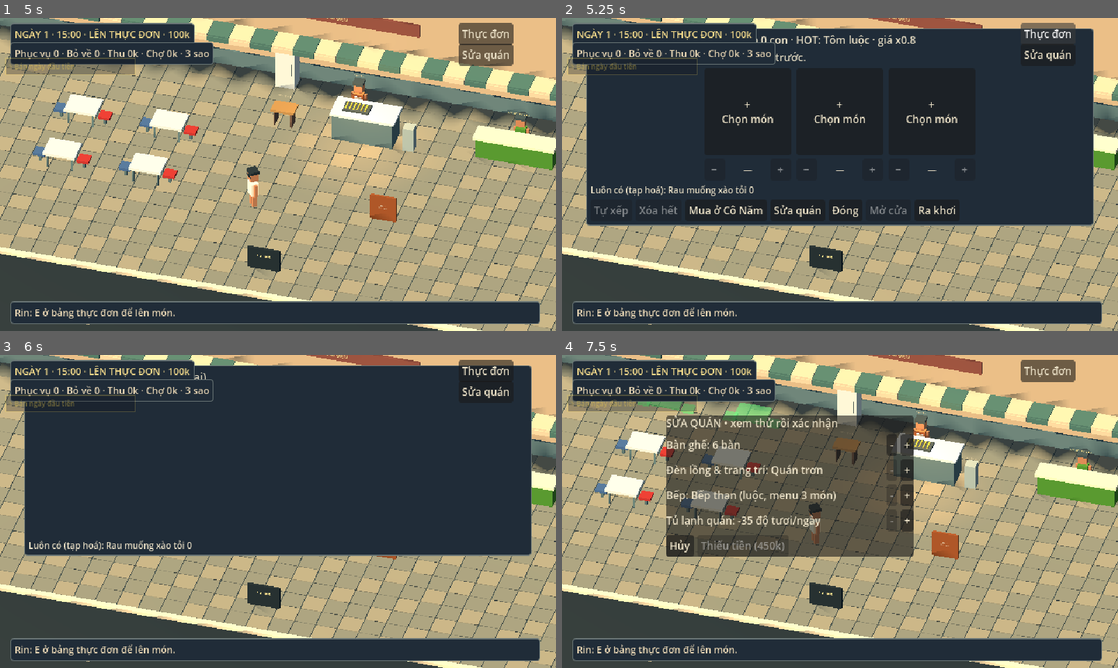
Above: before the commit, frames 1-4 (two rows, left to right).
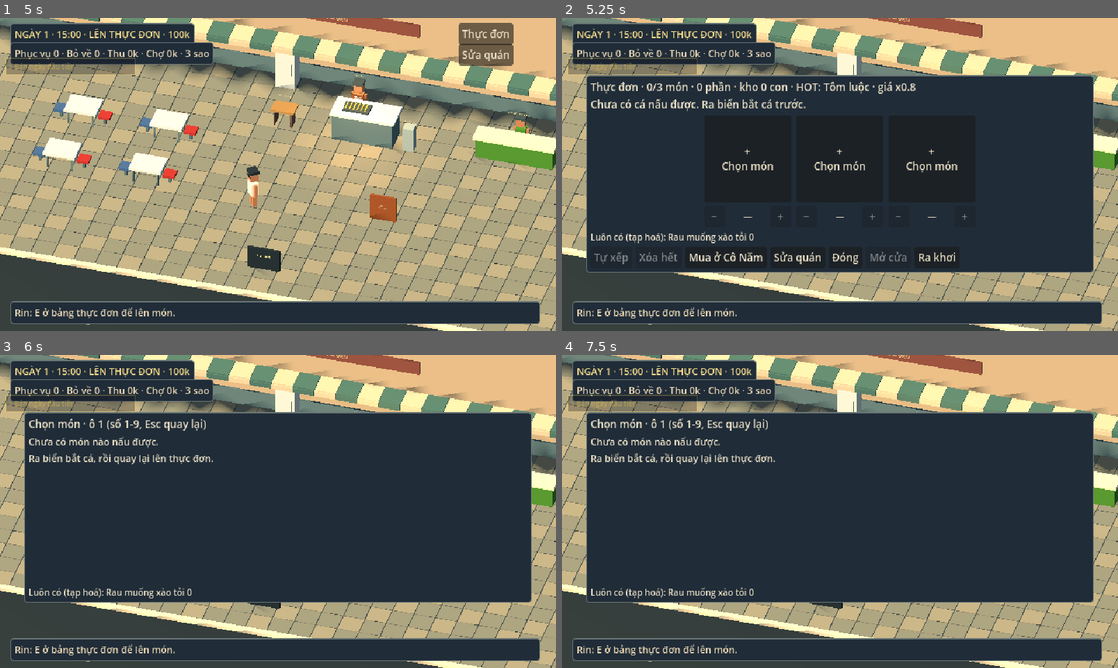
Above: after the commit, the same moments.

Repository: Th1nh2411/tide-then-table
Game: Godot game, scene res://scenes/restaurant3d/restaurant_scene_3d.tscn
The game is run twice, just before and just after one commit, with the same random seed, the same clock (stepped at 60 frames per second) and the same inputs. This scene is started directly instead of the project's main scene.
Inputs (mouse positions are in pixels of both pictures, inside the frame that each line leads up to):
- Up to frame 1 (5 s): tap Enter at 0.5, 2, 3.5 s; move the mouse to (400, 158) at 0.52 s; hold D (turn_right) 0.53-1.25 s; hold Space (cast) 0.53-1.25 s; click (400, 158) at 0.67 s; drag from (166, 190) to (250, 237) at 1.27 s; move the mouse to (333, 105) at 2.02 s; hold D (turn_right) 2.03-2.75 s; hold Q (drop_net) 2.03-2.75 s; tap Space (cast) at 2.75 s; drag from (250, 237) to (111, 127) at 2.77 s; move the mouse to (444, 221) at 3.52 s; hold A (turn_left) 3.53-4.25 s; hold Tab (open_hold) 3.53-4.25 s; tap Escape (pause) at 4.15 s; drag from (111, 127) to (194, 96) at 4.27 s
- Up to frame 2 (5.25 s): click "Thực đơn" at 5 s
- Up to frame 3 (6 s): click "+ Chọn món" at 5.75 s
- Up to frame 4 (7.5 s): click (1045, 392) at 6.5 s, where only the run before the commit has a clickable "Sửa quán"; click (906, 445) at 7.25 s, where only the run before the commit has a clickable "+"

Frame 1 is identical in both runs. In frame 2, 27% of the frame differs, in the area x 4-96%, y 1-82%; in frame 3, 25%; in frame 4, 54%, in the area x 4-96%, y 1-80%.

Commit message:
Split restaurant 3d scene, fix menu/modal layout and overlap

Diff:
--- a/scenes/restaurant3d/menu_panel_3d.gd
+++ b/scenes/restaurant3d/menu_panel_3d.gd
@@ -52,7 +52,7 @@
 	has_stock = p_has_stock
 	theme = theme_
 	add_theme_stylebox_override("panel", style)
-	position = Vector2(28, 12)
+	position = Vector2(28, 66)  # below the HUD bar + quest line
 	custom_minimum_size = Vector2(584, 0)
 	texture_filter = CanvasItem.TEXTURE_FILTER_NEAREST
 	var box := VBoxContainer.new()
@@ -228,6 +228,11 @@
 		button.text = "%d. %s\n%s" % [i + 1, dish.display_name, detail]
 		button.pressed.connect(select_dish.bind(dish))
 		_grid.add_child(button)
+	if picker_dishes.is_empty():
+		var empty := Label.new()
+		empty.text = "Chưa có món nào nấu được.\nRa biển bắt cá, rồi quay lại lên thực đơn."
+		empty.add_theme_font_size_override("font_size", 11)
+		_grid.add_child(empty)
 
 
 func select_dish(dish: DishData) -> bool:
--- a/scenes/restaurant3d/renovation_preview_3d.gd
+++ b/scenes/restaurant3d/renovation_preview_3d.gd
@@ -169,7 +169,8 @@
 	add_child(layer)
 	panel = PanelContainer.new()
 	panel.theme = theme
-	panel.position = Vector2(120, 70)
+	panel.add_theme_stylebox_override("panel", RestaurantPanels3D.panel_style())
+	panel.position = Vector2(120, 72)
 	layer.add_child(panel)
 	var box := VBoxContainer.new()
 	panel.add_child(box)
--- a/scenes/restaurant3d/restaurant_hud_3d.gd
+++ b/scenes/restaurant3d/restaurant_hud_3d.gd
@@ -87,10 +87,11 @@
 		state = "SẮP ĐÓNG"
 	bar.text = "NGÀY %d · %s · %s · %dk" % [GameState.day, DayClock.get_time_text(), state, GameState.money]
 	counters.text = "Phục vụ %d · Bỏ về %d · Thu %dk · Chợ %dk · %d sao" % [room.served, room.lost, room.earned, room.market_spent, GameState.last_rating]
-	menu_button.visible = not running and not over
-	renovate_button.visible = not running and not room.is_renovating()
+	var modal: bool = room.modal_open()
+	menu_button.visible = not running and not over and not modal
+	renovate_button.visible = not running and not modal
 	renovate_button.position.y = 30.0 if menu_button.visible else 6.0
-	close_button.visible = running and room.seconds_left > 0.0
+	close_button.visible = running and room.seconds_left > 0.0 and not modal
 	sail_button.visible = over and not room.is_renovating()
 	if not close_button.visible:
 		_confirm_left = 0.0
--- a/scenes/restaurant3d/restaurant_panels_3d.gd
+++ b/scenes/restaurant3d/restaurant_panels_3d.gd
@@ -46,14 +46,14 @@
 	planning = MenuPanel3D.new()
 	layer.add_child(planning)
 	market_panel = PanelContainer.new()
-	market_panel.position = Vector2(170, 65)
-	market_panel.custom_minimum_size = Vector2(300, 225)
+	market_panel.position = Vector2(170, 72)
+	market_panel.custom_minimum_size = Vector2(300, 0)
 	layer.add_child(market_panel)
 	_market_list = VBoxContainer.new()
 	market_panel.add_child(_market_list)
 	market_panel.hide()
 	_summary_panel = PanelContainer.new()
-	_summary_panel.position = Vector2(135, 48)
+	_summary_panel.position = Vector2(135, 80)
 	_summary_panel.custom_minimum_size = Vector2(370, 110)
 	layer.add_child(_summary_panel)
 	var summary_box := VBoxContainer.new()
@@ -77,6 +77,9 @@
 	_prompt_text.add_theme_color_override("font_color", Color("f0d39b"))
 	_prompt.add_child(_prompt_text)
 	_prompt.hide()
+
+func summary_visible() -> bool:
+	return _summary_panel != null and _summary_panel.visible
 
 func say(words: String) -> void:
 	_note.text = words
--- a/scenes/restaurant3d/restaurant_scene_3d.gd
+++ b/scenes/restaurant3d/restaurant_scene_3d.gd
@@ -61,6 +61,7 @@
 var planning_panel: MenuPanel3D
 var panels: RestaurantPanels3D
 var crew: RestaurantCrew3D
+var service: RestaurantService3D
 var debug_keys: RestaurantDebug3D
 var story_bridge
 var cooking_overlay: CookingOverlay
@@ -114,6 +115,7 @@
 	tuning = _pick_tuning()
 	panels = RestaurantPanels3D.new(self)
 	crew = RestaurantCrew3D.new(self)
+	service = RestaurantService3D.new(self)
 	debug_keys = RestaurantDebug3D.new(self)
 	market_stock = MarketStock.new(GameState.pantry)
 	staff_roster = StaffRoster.new(staff_catalog, GameState.staff)
@@ -239,6 +241,12 @@
 func is_renovating() -> bool:
 	return renovation != null and renovation.layer != null and renovation.layer.visible
 
+## Any full panel on screen: Rin freezes, E hints and other buttons step aside.
+## (The end-of-shift summary is a note, not a modal: Rin still walks and the evening buttons stay.)
+func modal_open() -> bool:
+	return planning_panel.visible or panels.market_panel.visible \
+		or is_renovating() or cooking_overlay.is_running()
+
 # --- Frame loop ---
 func _open_shift() -> void:
 	if shift_running or shift_over or not _has_stock():
@@ -256,7 +264,7 @@
 		return
 	if shift_running:
 		_move_staff(delta)
-	if panels.market_panel.visible or cooking_overlay.is_running() or is_renovating():
+	if modal_open():
 		player.velocity = Vector3.ZERO
 		return
 	var axes := Input.get_vector("turn_left", "turn_right", "throttle_forward", "throttle_back")
@@ -286,7 +294,7 @@
 		guests[i].position.y = sin(floorf(step_clock * 5.0 + float(i))) * 0.025
 
 func _process(delta: float) -> void:
-	panels.refresh_prompt(demo_camera, get_tree().paused or panels.market_panel.visible or cooking_overlay.is_running() or _focus_lost or is_renovating())
+	panels.refresh_prompt(demo_camera, get_tree().paused or _focus_lost or modal_open())
 	if cat_node:
 		cat_node.rotation.y = sin(Time.get_ticks_msec() / 650.0) * 0.06
 	panels.tick(delta)
@@ -315,52 +323,6 @@
 		_end_shift()
 
 # --- Orders ---
-func _spawn_order() -> void:
-	var available := plan.available_dishes()
-	for dish in menu.dishes:
-		if dish.is_market_dish() and dish.unlock_day <= GameState.day and market_stock.portions(dish) > 0:
-			available.append(dish)
-	if available.is_empty() and regular_queue.is_empty():
-		return
-	var free: Array[int] = []
-	for i in range(orders.size()):
-		if orders[i].is_empty() and not dirty_tables[i]:
-			free.append(i)
-	if free.is_empty():
-		return
-	var table := free[rng.randi_range(0, free.size() - 1)]
-	if not regular_queue.is_empty():
-		var visit: Dictionary = regular_queue.pop_front()
-		var regular_dish: DishData = visit["dish"]
-		var reserved: Array[InventoryItem] = [visit["item"]]
-		orders[table] = {"dish": regular_dish, "items": reserved, "freshness": 100.0,
-			"patience": 38.0 * tuning.regular_patience_scale, "initial_patience": 38.0 * tuning.regular_patience_scale, "visit": visit,
-			"cooked": false, "staff_claimed": false, "multiplier": 1.0, "rich": false}
-		guests[table].visible = true
-		order_labels[table].text = "%s\n%s" % [visit["order"]["who"], regular_dish.display_name]
-		_show_note("%s tới nhận món đặt ở bàn %d." % [visit["order"]["who"], table + 1])
-		return
-	var dish := available[rng.randi_range(0, available.size() - 1)]
-	var items: Array[InventoryItem] = []
-	var freshness := 100.0
-	if dish.is_market_dish():
-		market_stock.take(dish)
-		freshness = market_stock.last_freshness
-	else:
-		items = plan.take_portion(dish)
-	var decor_level := GameState.get_upgrade_level("decor")
-	var rich_chance: float = tuning.rich_chance_by_decor[clampi(decor_level, 0, tuning.rich_chance_by_decor.size() - 1)]
-	var rich := rng.randf() < rich_chance
-	var patience := 38.0 * (tuning.rich_patience_scale if rich else 1.0)
-	if PetCat.is_present():
-		patience *= tuning.cat_patience_scale
-	orders[table] = {"dish": dish, "items": items, "freshness": freshness, "patience": patience, "initial_patience": patience,
-		"visit": {}, "cooked": false, "staff_claimed": false, "multiplier": 1.0, "rich": rich,
-		"party": PartyOrders3D.start(tuning, plan, menu, market_stock)}
-	guests[table].visible = true
-	order_labels[table].text = ("KHÁCH SANG\n" if rich else "") + orders[table]["party"].label(dish)
-	_show_note("Bàn %d gọi %s." % [table + 1, dish.display_name])
-
 func _unhandled_key_input(event: InputEvent) -> void:
 	var key := event as InputEventKey
 	if key == null or not key.pressed or key.echo or get_tree().paused:
@@ -396,7 +358,10 @@
 		planning_panel.open()
 
 func _interact() -> void:
-	if cooking_overlay.is_running():
+	if planning_panel.visible and player.position.distance_to(BOARD_POSITION) < 2.2:
+		_toggle_planning()
+		return
+	if modal_open():
 		return
 	if cat_node and player.position.distance_to(cat_node.position) < 1.3:
 		var dialogue := DialogueLibrary.pick(CAT_DIALOGUES) as Dialogue
@@ -461,141 +426,31 @@
 	if dish.is_market_dish():
 		market_stock.spill(dish, 1)
 
+# --- End of shift / leaving ---
+# --- Orders (rules in RestaurantService3D) ---
+func _spawn_order() -> void:
+	service.spawn_order()
+
 func _serve(table: int) -> void:
-	var order := orders[table]
-	if order.is_empty() or not bool(order.get("cooked", false)) or str(order.get("phase", "waiting")) != "waiting":
-		return
-	if carrying_table != table and not bool(order.get("staff_claimed", false)):
-		return
-	order["phase"] = "eating"
-	order["meal_left"] = MEAL_SECONDS
-	if carrying_table == table:
-		carrying_table = -1
-	order_labels[table].text = "Bàn %d • đang ăn" % (table + 1)
-	_show_note("Mời bàn %d dùng món!" % (table + 1))
-	_dispatch_ready()
+	service.serve(table)
 
 func _finish_meal(table: int) -> void:
-	var order := orders[table]
-	if order.is_empty() or str(order.get("phase", "")) != "eating":
-		return
-	var dish: DishData = order["dish"]
-	var ingredients: Array[InventoryItem] = order["items"]
-	var visit: Dictionary = order.get("visit", {})
-	var plate := DishShelf.Plate.new(dish, ingredients, float(order["multiplier"]), visit)
-	var variety := MenuPlan.variety_multiplier(opening_variety, MenuPanel3D.VARIETY_TABLE)
-	var price := TableBill.plate_price(plate, variety, DailyTrend.price_scale(dish))
-	if bool(order.get("rich", false)):
-		price = roundi(float(price) * tuning.rich_price_scale)
-	if dish.is_market_dish():
-		price = roundi(float(price) * KitchenLogic.freshness_multiplier(float(order["freshness"])))
-	var party: PartyOrders3D = order.get("party")
-	if party:
-		party.bill += price
-		if party.advance(order, tuning, plan, menu, market_stock):
-			order_labels[table].text = party.label(order["dish"])
-			_show_note("Bàn %d gọi tiếp %s." % [table + 1, order["dish"].display_name])
-			_dispatch_ready()
-			return
-		price = party.bill
-	var patience_ratio: float = float(order["patience"]) / float(order.get("initial_patience", 38.0))
-	var tip := roundi(price * (tuning.tip_ratio + staff_roster.tip_bonus())) if visit.is_empty() and patience_ratio > tuning.tip_patience_threshold else 0
-	GameState.add_money(price + tip)
-	earned += price + tip
-	if not visit.is_empty():
-		FishOrders.complete(visit["order"])
-		GameState.set_flag("regular_served_once")
-		visit["served"] = true
-	served += 1
-	if carrying_table == table:
-		carrying_table = -1
-	orders[table] = {}
-	dirty_tables[table] = true
-	guests[table].visible = false
-	order_labels[table].text = "Bàn %d • E dọn" % (table + 1)
-	_show_note("%s: +%dk. Cảm ơn khách bàn %d!" % [dish.display_name, price + tip, table + 1])
-	Sfx.play("coins")
-	_dispatch_ready()
+	service.finish_meal(table)
 
 func _lose_order(table: int) -> void:
-	var already_cooked: bool = bool(orders[table].get("cooked", false))
-	var left_party: PartyOrders3D = orders[table].get("party")
-	if left_party:
-		var part_paid: int = left_party.abandon(plan, market_stock)
-		GameState.add_money(part_paid)
-		earned += part_paid
-	if table == cooking_table:
-		cooking_table = -1
-	if table == carrying_table:
-		carrying_table = -1
-	if not already_cooked:
-		var dish: DishData = orders[table]["dish"]
-		var visit: Dictionary = orders[table].get("visit", {})
-		if not visit.is_empty():
-			FishOrders.release(visit)
-			visit["released"] = true
-		elif dish.is_market_dish():
-			market_stock.add(dish, dish.portion_units, float(orders[table]["freshness"]))
-		else:
-			var ingredients: Array[InventoryItem] = orders[table]["items"]
-			plan.return_portion(dish, ingredients)
-	orders[table] = {}
-	guests[table].visible = false
-	order_labels[table].text = ""
-	lost += 1
-	_show_note("Khách bàn %d đợi lâu quá nên bỏ về." % (table + 1))
-	_dispatch_ready()
+	service.lose_order(table)
 
 func _pickup_ready() -> bool:
-	if carrying_table >= 0:
-		return false
-	for i: int in range(orders.size()):
-		if orders[i].is_empty() or not bool(orders[i].get("cooked", false)) or bool(orders[i].get("staff_claimed", false)) or str(orders[i].get("phase", "waiting")) != "waiting":
-			continue
-		carrying_table = i
-		_show_note("Đem %s tới bàn %d." % [orders[i]["dish"].display_name, i + 1])
-		return true
-	_show_note("Bảo: Chưa có món trên bàn nhận.")
-	return false
+	return service.pickup_ready()
 
 func _clean_table(table: int) -> void:
-	if table < 0 or table >= dirty_tables.size() or not dirty_tables[table]:
-		return
-	dirty_tables[table] = false
-	table_plates[table].visible = false
-	order_labels[table].text = ""
-	Sfx.play("ok")
-	_show_note("Đã dọn bàn %d." % (table + 1))
+	service.clean_table(table)
+
+func _end_shift() -> void:
+	service.end_shift()
 
 func _sync_food_visuals() -> void:
-	for i: int in range(orders.size()):
-		var order: Dictionary = orders[i]
-		ready_plates[i].visible = not order.is_empty() and bool(order.get("cooked", false)) and str(order.get("phase", "waiting")) == "waiting" and carrying_table != i and not bool(order.get("staff_claimed", false))
-		table_plates[i].visible = dirty_tables[i] or (not order.is_empty() and str(order.get("phase", "waiting")) == "eating")
-
-# --- End of shift / leaving ---
-func _end_shift() -> void:
-	if shift_over:
-		return
-	shift_running = false
-	shift_over = true
-	DayClock.set_progress(1.0, DayClock.shop_open_hour, DayClock.shop_close_hour)
-	var leftover := plan.total_portions()
-	var limited_variety := opening_variety < 2
-	plan.clear(GameState.storage)
-	for visit in regular_visits:
-		if not bool(visit.get("cooked", false)) and not bool(visit.get("released", false)) and not bool(visit.get("served", false)):
-			FishOrders.release(visit)
-			visit["released"] = true
-	FishOrders.expire_after_shift(fish_catalog)
-	for person in staff_roster.hired():
-		GameState.set_flag("worked_" + person.id)
-	wages_paid = mini(staff_roster.wages(), GameState.money)
-	GameState.add_money(-wages_paid)
-	var stars := DayRating.stars(served, lost, limited_variety)
-	GameState.last_rating = stars
-	GameState.add_day_record({"day": GameState.day, "earned": earned, "market": market_spent, "rating": stars, "served": served, "left": lost, "wages": wages_paid})
-	panels.show_summary("HẾT CA • XÓM ĐÈN\nPhục vụ: %d  |  Bỏ về: %d\nThu: %dk  |  Chợ: %dk  |  Lương: %dk\nDư: %d phần  |  Đánh giá: %d sao" % [served, lost, earned, market_spent, wages_paid, leftover, stars])
+	service.sync_food_visuals()
 
 func _sail_without_shift() -> void:
 	plan.clear(GameState.storage)
--- /dev/null
+++ b/scenes/restaurant3d/restaurant_service_3d.gd
@@ -0,0 +1,190 @@
+class_name RestaurantService3D
+extends RefCounted
+## Table orders of a shift: spawn, serve, bill, lose, close. State lives on the host
+## (RestaurantScene3D: orders, dirty_tables, carrying_table, counters); this holds the rules.
+
+var host: Node3D
+
+func _init(owner: Node3D) -> void:
+	host = owner
+
+func spawn_order() -> void:
+	var available: Array = host.plan.available_dishes()
+	for dish in host.menu.dishes:
+		if dish.is_market_dish() and dish.unlock_day <= GameState.day and host.market_stock.portions(dish) > 0:
+			available.append(dish)
+	if available.is_empty() and host.regular_queue.is_empty():
+		return
+	var free: Array[int] = []
+	for i in range(host.orders.size()):
+		if host.orders[i].is_empty() and not host.dirty_tables[i]:
+			free.append(i)
+	if free.is_empty():
+		return
+	var table := free[host.rng.randi_range(0, free.size() - 1)]
+	if not host.regular_queue.is_empty():
+		var visit: Dictionary = host.regular_queue.pop_front()
+		var regular_dish: DishData = visit["dish"]
+		var reserved: Array[InventoryItem] = [visit["item"]]
+		host.orders[table] = {"dish": regular_dish, "items": reserved, "freshness": 100.0,
+			"patience": 38.0 * host.tuning.regular_patience_scale, "initial_patience": 38.0 * host.tuning.regular_patience_scale, "visit": visit,
+			"cooked": false, "staff_claimed": false, "multiplier": 1.0, "rich": false}
+		host.guests[table].visible = true
+		host.order_labels[table].text = "%s\n%s" % [visit["order"]["who"], regular_dish.display_name]
+		host._show_note("%s tới nhận món đặt ở bàn %d." % [visit["order"]["who"], table + 1])
+		return
+	var dish: DishData = available[host.rng.randi_range(0, available.size() - 1)]
+	var items: Array[InventoryItem] = []
+	var freshness := 100.0
+	if dish.is_market_dish():
+		host.market_stock.take(dish)
+		freshness = host.market_stock.last_freshness
+	else:
+		items = host.plan.take_portion(dish)
+	var decor_level := GameState.get_upgrade_level("decor")
+	var rich_chance: float = host.tuning.rich_chance_by_decor[clampi(decor_level, 0, host.tuning.rich_chance_by_decor.size() - 1)]
+	var rich: bool = host.rng.randf() < rich_chance
+	var patience: float = 38.0 * (host.tuning.rich_patience_scale if rich else 1.0)
+	if PetCat.is_present():
+		patience *= host.tuning.cat_patience_scale
+	host.orders[table] = {"dish": dish, "items": items, "freshness": freshness, "patience": patience, "initial_patience": patience,
+		"visit": {}, "cooked": false, "staff_claimed": false, "multiplier": 1.0, "rich": rich,
+		"party": PartyOrders3D.start(host.tuning, host.plan, host.menu, host.market_stock)}
+	host.guests[table].visible = true
+	host.order_labels[table].text = ("KHÁCH SANG\n" if rich else "") + host.orders[table]["party"].label(dish)
+	host._show_note("Bàn %d gọi %s." % [table + 1, dish.display_name])
+
+func serve(table: int) -> void:
+	var order: Dictionary = host.orders[table]
+	if order.is_empty() or not bool(order.get("cooked", false)) or str(order.get("phase", "waiting")) != "waiting":
+		return
+	if host.carrying_table != table and not bool(order.get("staff_claimed", false)):
+		return
+	order["phase"] = "eating"
+	order["meal_left"] = host.MEAL_SECONDS
+	if host.carrying_table == table:
+		host.carrying_table = -1
+	host.order_labels[table].text = "Bàn %d • đang ăn" % (table + 1)
+	host._show_note("Mời bàn %d dùng món!" % (table + 1))
+	host._dispatch_ready()
+
+func finish_meal(table: int) -> void:
+	var order: Dictionary = host.orders[table]
+	if order.is_empty() or str(order.get("phase", "")) != "eating":
+		return
+	var dish: DishData = order["dish"]
+	var ingredients: Array[InventoryItem] = order["items"]
+	var visit: Dictionary = order.get("visit", {})
+	var plate := DishShelf.Plate.new(dish, ingredients, float(order["multiplier"]), visit)
+	var variety := MenuPlan.variety_multiplier(host.opening_variety, MenuPanel3D.VARIETY_TABLE)
+	var price := TableBill.plate_price(plate, variety, DailyTrend.price_scale(dish))
+	if bool(order.get("rich", false)):
+		price = roundi(float(price) * host.tuning.rich_price_scale)
+	if dish.is_market_dish():
+		price = roundi(float(price) * KitchenLogic.freshness_multiplier(float(order["freshness"])))
+	var party: PartyOrders3D = order.get("party")
+	if party:
+		party.bill += price
+		if party.advance(order, host.tuning, host.plan, host.menu, host.market_stock):
+			host.order_labels[table].text = party.label(order["dish"])
+			host._show_note("Bàn %d gọi tiếp %s." % [table + 1, order["dish"].display_name])
+			host._dispatch_ready()
+			return
+		price = party.bill
+	var patience_ratio: float = float(order["patience"]) / float(order.get("initial_patience", 38.0))
+	var tip: int = roundi(price * (host.tuning.tip_ratio + host.staff_roster.tip_bonus())) if visit.is_empty() and patience_ratio > host.tuning.tip_patience_threshold else 0
+	GameState.add_money(price + tip)
+	host.earned += price + tip
+	if not visit.is_empty():
+		FishOrders.complete(visit["order"])
+		GameState.set_flag("regular_served_once")
+		visit["served"] = true
+	host.served += 1
+	if host.carrying_table == table:
+		host.carrying_table = -1
+	host.orders[table] = {}
+	host.dirty_tables[table] = true
+	host.guests[table].visible = false
+	host.order_labels[table].text = "Bàn %d • E dọn" % (table + 1)
+	host._show_note("%s: +%dk. Cảm ơn khách bàn %d!" % [dish.display_name, price + tip, table + 1])
+	Sfx.play("coins")
+	host._dispatch_ready()
+
+func lose_order(table: int) -> void:
+	var already_cooked: bool = bool(host.orders[table].get("cooked", false))
+	var left_party: PartyOrders3D = host.orders[table].get("party")
+	if left_party:
+		var part_paid: int = left_party.abandon(host.plan, host.market_stock)
+		GameState.add_money(part_paid)
+		host.earned += part_paid
+	if table == host.cooking_table:
+		host.cooking_table = -1
+	if table == host.carrying_table:
+		host.carrying_table = -1
+	if not already_cooked:
+		var dish: DishData = host.orders[table]["dish"]
+		var visit: Dictionary = host.orders[table].get("visit", {})
+		if not visit.is_empty():
+			FishOrders.release(visit)
+			visit["released"] = true
+		elif dish.is_market_dish():
+			host.market_stock.add(dish, dish.portion_units, float(host.orders[table]["freshness"]))
+		else:
+			var ingredients: Array[InventoryItem] = host.orders[table]["items"]
+			host.plan.return_portion(dish, ingredients)
+	host.orders[table] = {}
+	host.guests[table].visible = false
+	host.order_labels[table].text = ""
+	host.lost += 1
+	host._show_note("Khách bàn %d đợi lâu quá nên bỏ về." % (table + 1))
+	host._dispatch_ready()
+
+func pickup_ready() -> bool:
+	if host.carrying_table >= 0:
+		return false
+	for i: int in range(host.orders.size()):
+		if host.orders[i].is_empty() or not bool(host.orders[i].get("cooked", false)) or bool(host.orders[i].get("staff_claimed", false)) or str(host.orders[i].get("phase", "waiting")) != "waiting":
+			continue
+		host.carrying_table = i
+		host._show_note("Đem %s tới bàn %d." % [host.orders[i]["dish"].display_name, i + 1])
+		return true
+	host._show_note("Bảo: Chưa có món trên bàn nhận.")
+	return false
+
+func clean_table(table: int) -> void:
+	if table < 0 or table >= host.dirty_tables.size() or not host.dirty_tables[table]:
+		return
+	host.dirty_tables[table] = false
+	host.table_plates[table].visible = false
+	host.order_labels[table].text = ""
+	Sfx.play("ok")
+	host._show_note("Đã dọn bàn %d." % (table + 1))
+
+func end_shift() -> void:
+	if host.shift_over:
+		return
+	host.shift_running = false
+	host.shift_over = true
+	DayClock.set_progress(1.0, DayClock.shop_open_hour, DayClock.shop_close_hour)
+	var leftover: int = host.plan.total_portions()
+	var limited_variety: bool = host.opening_variety < 2
+	host.plan.clear(GameState.storage)
+	for visit in host.regular_visits:
+		if not bool(visit.get("cooked", false)) and not bool(visit.get("released", false)) and not bool(visit.get("served", false)):
+			FishOrders.release(visit)
+			visit["released"] = true
+	FishOrders.expire_after_shift(host.fish_catalog)
+	for person in host.staff_roster.hired():
+		GameState.set_flag("worked_" + person.id)
+	host.wages_paid = mini(host.staff_roster.wages(), GameState.money)
+	GameState.add_money(-host.wages_paid)
+	var stars := DayRating.stars(host.served, host.lost, limited_variety)
+	GameState.last_rating = stars
+	GameState.add_day_record({"day": GameState.day, "earned": host.earned, "market": host.market_spent, "rating": stars, "served": host.served, "left": host.lost, "wages": host.wages_paid})
+	host.panels.show_summary("HẾT CA • XÓM ĐÈN\nPhục vụ: %d  |  Bỏ về: %d\nThu: %dk  |  Chợ: %dk  |  Lương: %dk\nDư: %d phần  |  Đánh giá: %d sao" % [host.served, host.lost, host.earned, host.market_spent, host.wages_paid, leftover, stars])
+
+func sync_food_visuals() -> void:
+	for i: int in range(host.orders.size()):
+		var order: Dictionary = host.orders[i]
+		host.ready_plates[i].visible = not order.is_empty() and bool(order.get("cooked", false)) and str(order.get("phase", "waiting")) == "waiting" and host.carrying_table != i and not bool(order.get("staff_claimed", false))
+		host.table_plates[i].visible = host.dirty_tables[i] or (not order.is_empty() and str(order.get("phase", "waiting")) == "eating")
Not shown, added: scenes/restaurant3d/restaurant_service_3d.gd.uid
